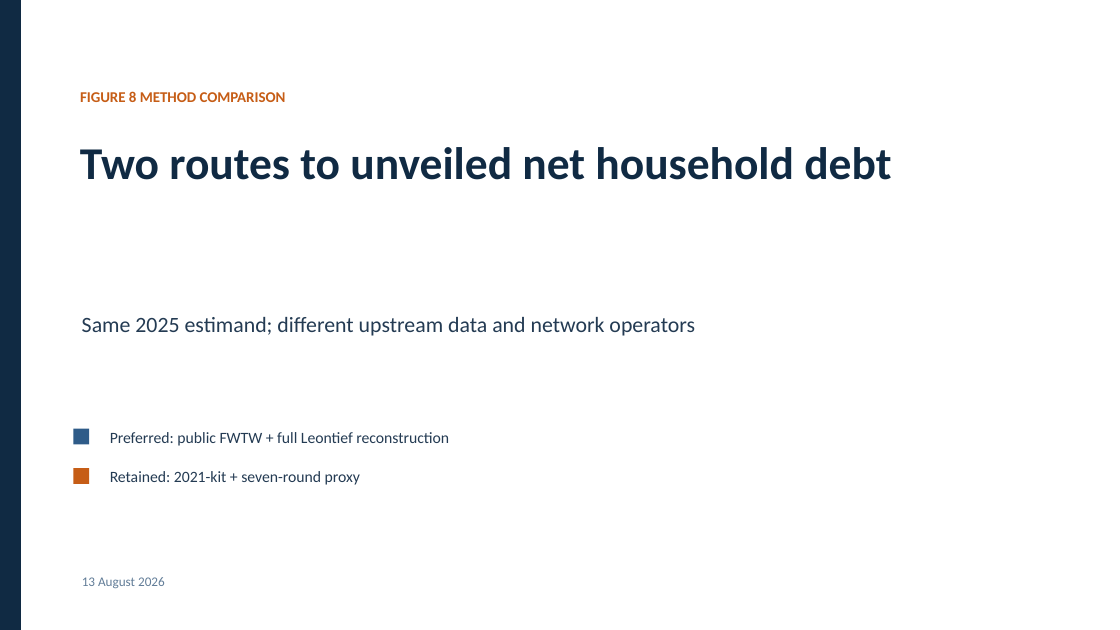
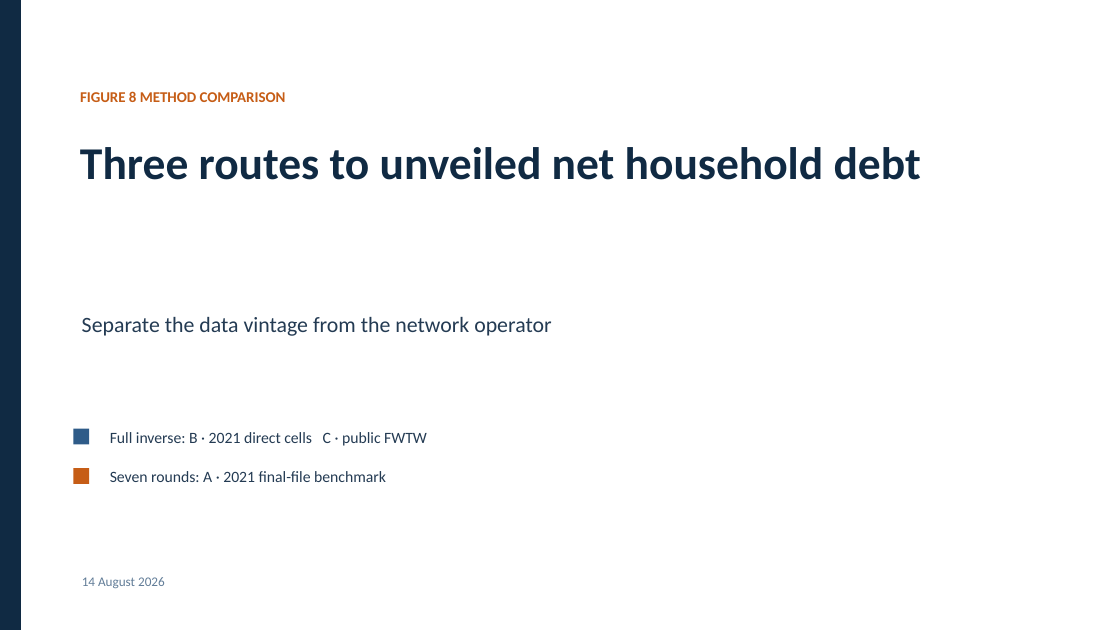
Before and after one commit to lorenz-gorini/mian-sufi-straub2025-saving-glut-replication, a slide deck: slide 1 of Presentation/6_figure8_method_comparison/presentation.pptx. Drawn at 1120x630 pixels with LibreOffice and Linux fonts; fonts in the diff are those of the drawing. Boxes give left, top, right and bottom in pixels: in the first picture for what was removed or moved away, otherwise in the second. Text is boxed around its words. In the diff, an @@ line names an element or a change of style, - is before the commit and + after.

Commit message:
Add three-route Figure 8 method comparison
Separate the seven-round benchmark, 2021-direct full-inverse
reconstruction, and public-FWTW robustness route. Add comparison
metrics, tests, documentation, and the focused presentation.

Validation: 36 tests passed; presentation QA passed.
AI-assisted implementation and documentation.

```diff
--- a/Presentation/6_figure8_method_comparison/presentation.pptx
+++ b/Presentation/6_figure8_method_comparison/presentation.pptx
@@ text at [80, 147, 921, 180]: text changed @@
-Two routes to unveiled net household debt
+Three routes to unveiled net household debt
@@ text at [82, 317, 551, 336]: text changed @@
-Same 2025 estimand; different upstream data and network operators
+Separate the data vintage from the network operator
@@ text at [110, 432, 427, 446]: text changed @@
-Preferred: public FWTW + full Leontief reconstruction
+Full inverse: B · 2021 direct cells C · public FWTW
@@ text at [110, 471, 386, 482]: text changed @@
-Retained: 2021-kit + seven-round proxy
+Seven rounds: A · 2021 final-file benchmark
@@ text at [82, 577, 165, 588]: text changed @@
-13 August 2026
+14 August 2026
```
Also in this commit, not shown: 7 other slides changed, 24 other files.
